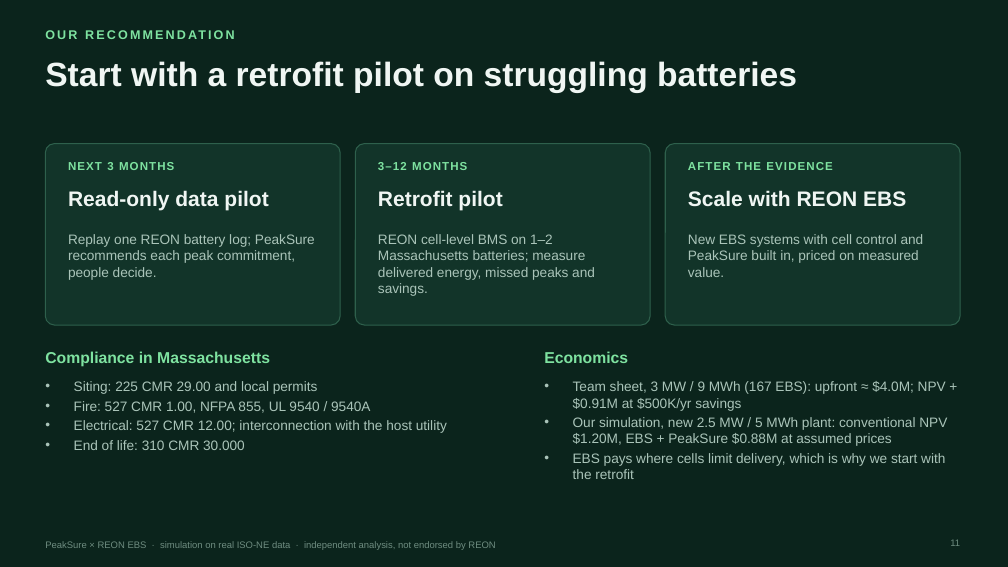
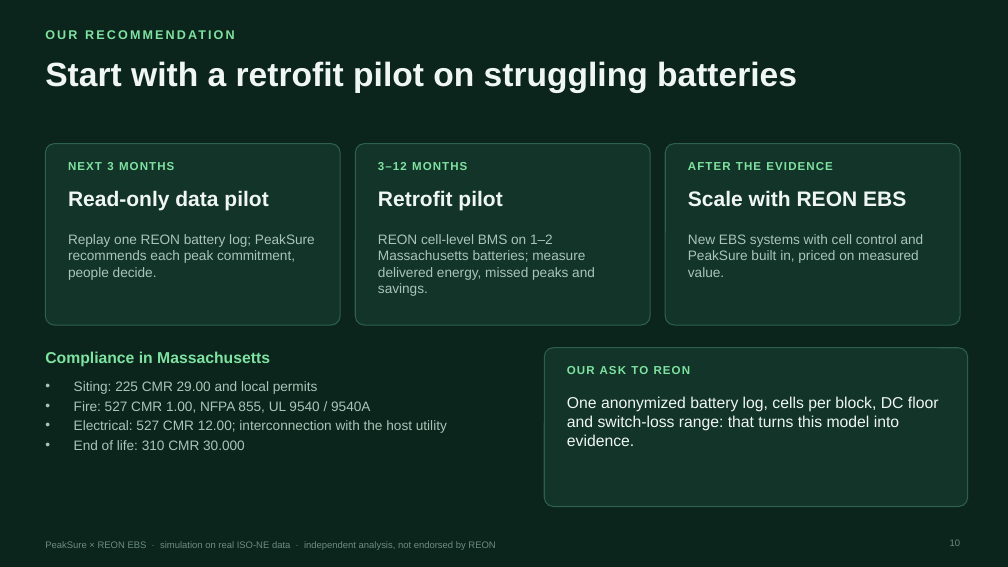
Before and after one commit to Bakdaulet-omeraiuly/peaksure, a slide deck: slide 10 of submission/PeakSure_deck.pptx (slide 11 before the commit). Drawn at 1008x567 pixels with LibreOffice and Linux fonts; fonts in the diff are those of the drawing. Boxes give left, top, right and bottom in pixels: in the first picture for what was removed or moved away, otherwise in the second. Text is boxed around its words. In the diff, an @@ line names an element or a change of style, - is before the commit and + after.

```diff
--- a/submission/PeakSure_deck.pptx
+++ b/submission/PeakSure_deck.pptx
@@ text removed at bbox=[544, 351, 628, 363] @@
-Economics
@@ rounded rectangle added at bbox=[544, 348, 968, 507], fill #123429, outline #2E604C 1 pt @@
@@ text at bbox=[567, 366, 691, 374]: text changed; size 13 to 11 pt; text colour #AAC4B9 to #7EE2A0; bold on @@
-• Team sheet, 3 MW / 9 MWh (167 EBS): upfront ≈ $4.0M; NPV +$0.91M at $500K/yr savings
-• Our simulation, new 2.5 MW / 5 MWh plant: conventional NPV $1.20M, EBS + PeakSure $0.88M at assumed prices
-• EBS pays where cells limit delivery, which is why we start with the retrofit
+OUR ASK TO REON
@@ text added at bbox=[567, 396, 939, 446], 15 pt, text #F0F6F3 @@
+One anonymized battery log, cells per block, DC floor and switch-loss range: that turns this model into evidence.
@@ page number at bbox=[950, 539, 961, 546]: text changed @@
-11
+10
```
Also in this commit, not shown: 5 other slides changed, 2 slides removed, 3 other files.
